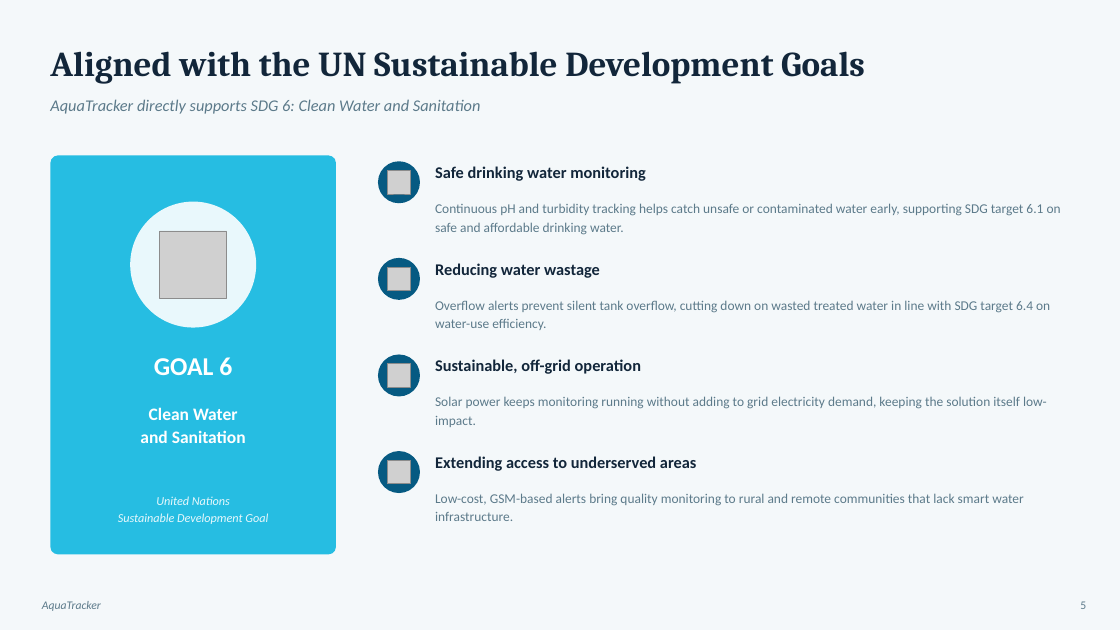
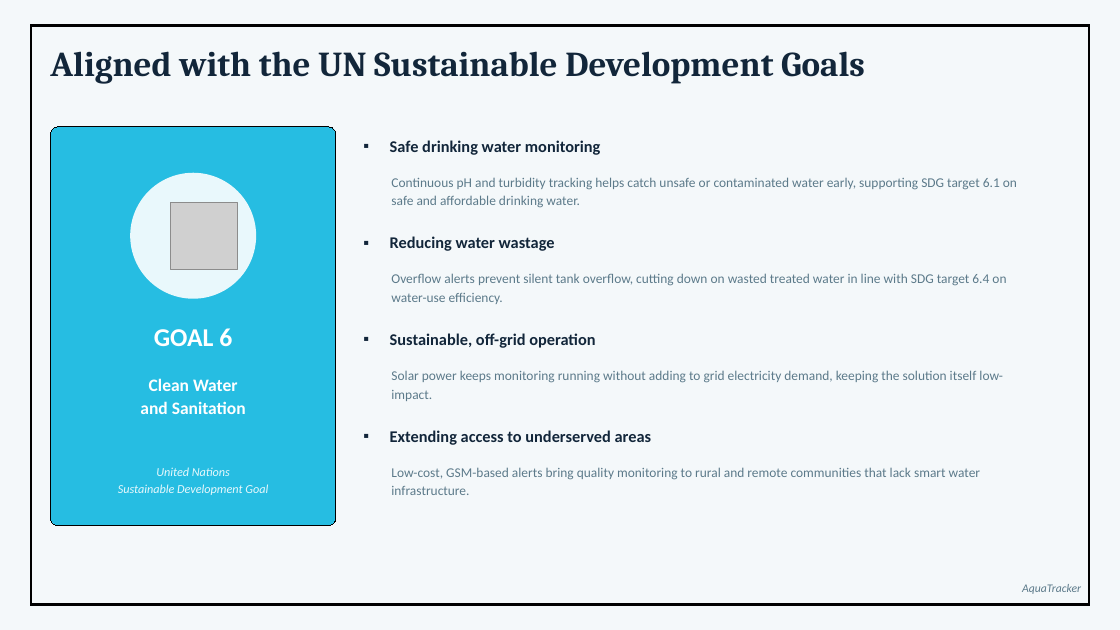
Before and after one commit to RahulR-007/AquaTracker, a slide deck: slide 5 of docs/presentations/AquaTracker_Presentation.pptx. Drawn at 1120x630 pixels with LibreOffice and Linux fonts; fonts in the diff are those of the drawing; grey boxes stand for pictures. Boxes give left, top, right and bottom in pixels: in the first picture for what was removed or moved away, otherwise in the second. Text is boxed around its words. In the diff, an @@ line names an element or a change of style, - is before the commit and + after.

```diff
--- a/docs/presentations/AquaTracker_Presentation.pptx
+++ b/docs/presentations/AquaTracker_Presentation.pptx
@@ rectangle added at bbox=[31, 26, 1090, 605], outline #000000 2.25 pt @@
@@ text removed at bbox=[50, 99, 481, 114] @@
-AquaTracker directly supports SDG 6: Clean Water and Sanitation
@@ 3 texts, 1 ellipse, 1 rounded rectangle: place and size @@
-3 texts, 1 ellipse, 1 rounded rectangle at bbox=[50, 155, 336, 555]
+3 texts, 1 ellipse, 1 rounded rectangle at bbox=[50, 127, 336, 526]
@@ rounded rectangle at bbox=[50, 127, 336, 526]: outline none to #000000 0.75 pt @@
@@ ellipse removed at bbox=[378, 161, 420, 203] @@
@@ picture removed at bbox=[387, 171, 411, 194] @@
@@ picture: place and size @@
-picture at bbox=[160, 231, 227, 298]
+picture at bbox=[171, 202, 238, 270]
@@ ellipse removed at bbox=[378, 258, 420, 300] @@
@@ picture removed at bbox=[387, 267, 411, 291] @@
@@ ellipse removed at bbox=[378, 355, 420, 397] @@
@@ picture removed at bbox=[387, 364, 411, 387] @@
@@ 4 texts: place and size @@
-4 texts at bbox=[435, 166, 697, 471]
+4 texts at bbox=[390, 140, 652, 445]
@@ bullet none to ▪ in 4 elements at bbox=[390, 140, 601, 155], bbox=[390, 236, 555, 251], bbox=[390, 333, 595, 348], bbox=[390, 430, 652, 445] @@
@@ ellipse removed at bbox=[378, 451, 420, 493] @@
@@ picture removed at bbox=[387, 460, 411, 484] @@
@@ 4 texts: place and size @@
-4 texts at bbox=[435, 203, 1061, 521]
+4 texts at bbox=[391, 177, 1017, 495]
@@ text "AquaTracker": place and size @@
-text "AquaTracker" at bbox=[42, 601, 101, 611]
+text "AquaTracker" at bbox=[1022, 584, 1081, 594]
@@ text removed at bbox=[1080, 601, 1086, 609] @@
-5
```
Also in this commit, not shown: 10 other slides changed, 1 slide added, 1 slide removed, 2 other files.
